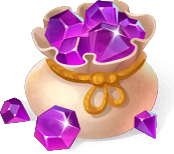
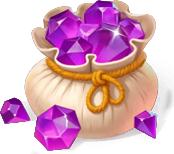
Revision of a layered 174 × 154 image; what changed, layer by layer:
added layer "Layer 2" above "Layer 1" over [29,5,174,154]
